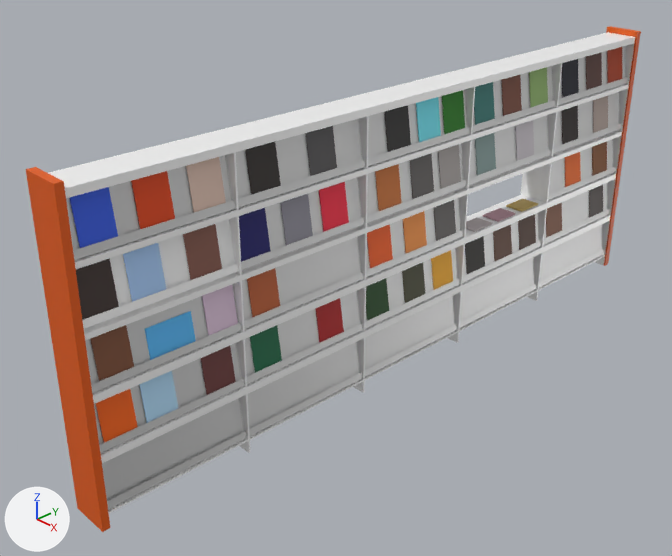
The Blender file assets/tijdschriftenkast_animation.blend as it was, and as the next commit left it.
The view is the same before and after, from a 50 mm camera at (7.9, -8.72, 5.04) aimed at (-0.44, -0.88, -0.54). Arrows for +X, +Y and +Z are at lower left; the lights stay in place.
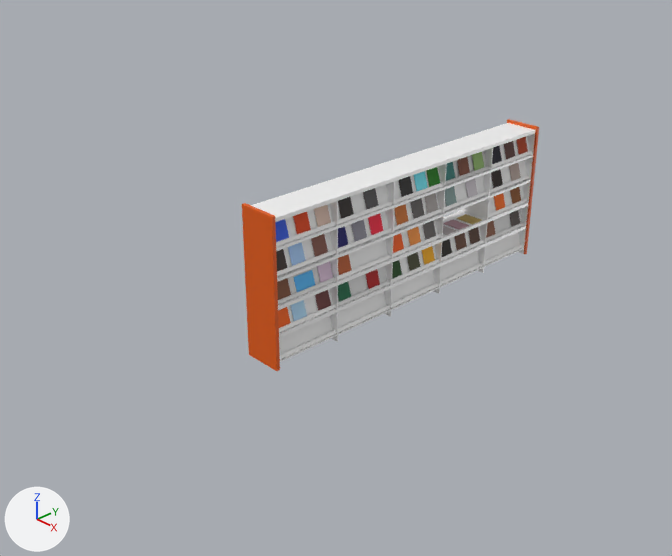
The change in detail:
In material 'Material.056' (mat_material_056), metallic goes from 9.5 to 0.1.
Material 'Material.046' (mat_material_046) changes colour from white #e7e7e7 to white #ffffff; in linear values from (0.8, 0.8, 0.8) to (1.0, 1.0, 1.0).
In material 'Material.046' (mat_material_046), metallic goes from 9.5 to 0.1.
Material 'Material.055' (mat_material_055) changes colour from white #e7e7e7 to white #ffffff; in linear values from (0.8, 0.8, 0.8) to (1.0, 1.0, 1.0).
In material 'Material.055' (mat_material_055), metallic goes from 9.5 to 0.1.
Material 'Material.057' (mat_material_057) changes colour from white #e7e7e7 to white #ffffff; in linear values from (0.8, 0.8, 0.8) to (1.0, 1.0, 1.0).
In material 'Material.057' (mat_material_057), metallic goes from 9.5 to 0.1.
Material 'Material.058' (mat_material_058) changes colour from white #e7e7e7 to white #ffffff; in linear values from (0.8, 0.8, 0.8) to (1.0, 1.0, 1.0).
In material 'Material.058' (mat_material_058), metallic goes from 9.5 to 0.1.
Material 'Material.059' (mat_material_059) changes colour from white #e7e7e7 to white #ffffff; in linear values from (0.8, 0.8, 0.8) to (1.0, 1.0, 1.0).
In material 'Material.059' (mat_material_059), metallic goes from 9.5 to 0.1.
Material 'Material.051' (mat_material_051) changes colour from white #e7e7e7 to white #ffffff; in linear values from (0.8, 0.8, 0.8) to (1.0, 1.0, 1.0).
In material 'Material.051' (mat_material_051), metallic goes from 9.5 to 0.1.
Object 'Cube' (ob_cube) is rescaled from (0.25, 5.0, 2.0) to (0.25, 2.5, 1.0).

Where the change shows, as pixel boxes [x1, y1, x2, y2] in the pictures (672 x 556 px):
'Cube', surface changed, recoloured, rescaled (52% narrower, 50% shorter)
    before: [26, 26, 641, 532]
    after: [242, 119, 539, 371]
